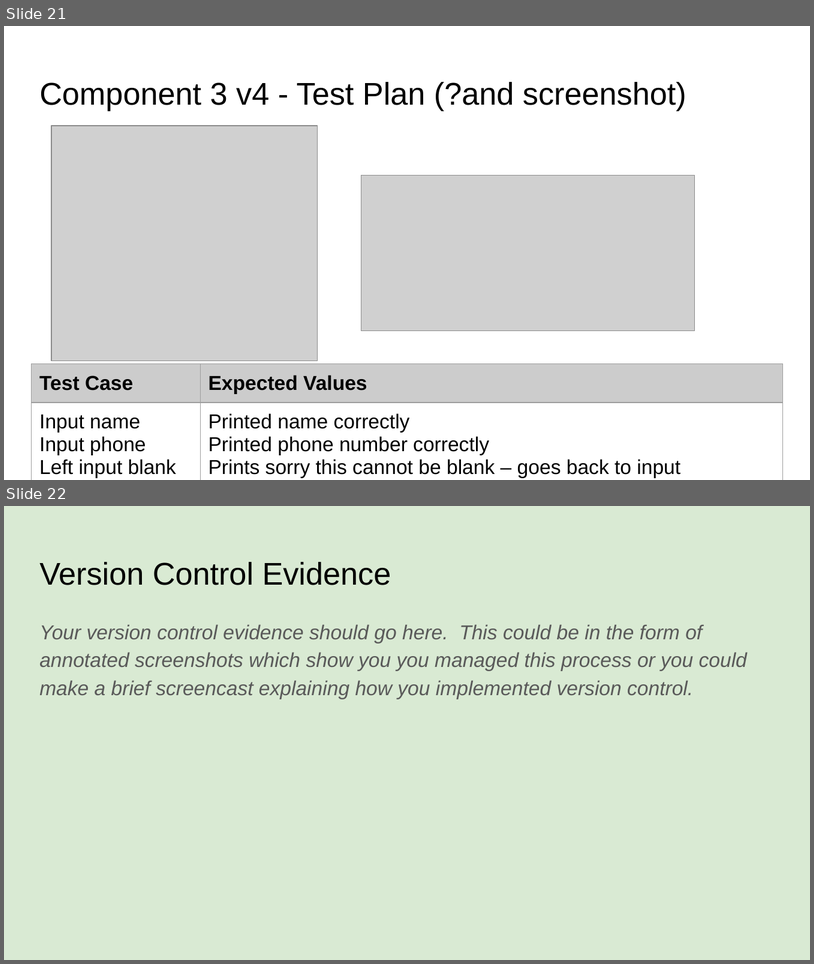
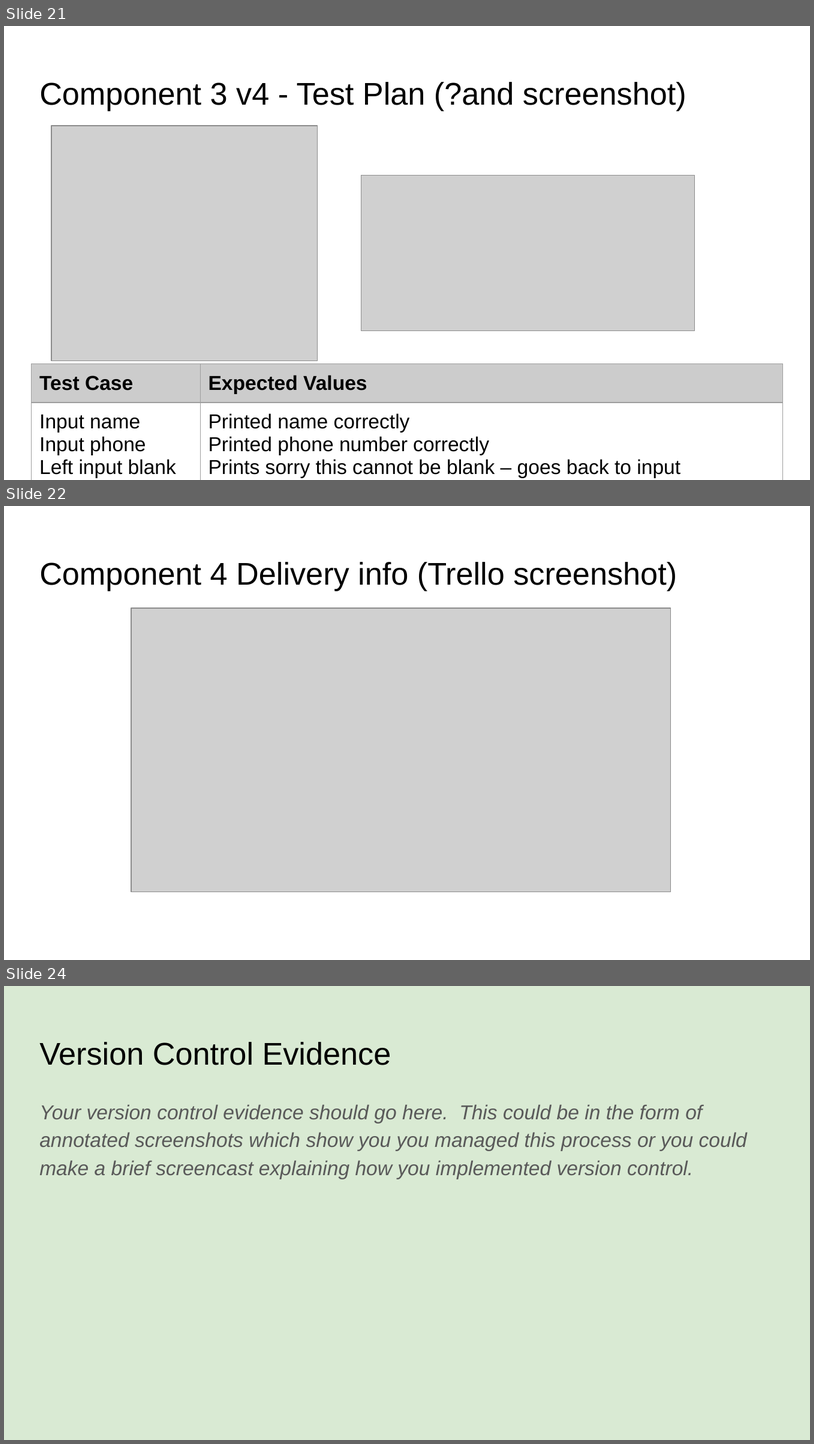
Before and after one commit to Joemamasahbsdh/pizza.bot, a slide deck: 022_91893+_+91897+Documentation.pptx. Shown one above the other, each under a label of ours: slides 21 and 22 before the commit, slides 21, 22 and 24 after it; the slides between them are not shown. The pictures are 814x964 and 814x1444 pixels, drawn with LibreOffice and Linux fonts; fonts in the diff are those of the drawing; grey boxes stand for pictures. Boxes give left, top, right and bottom in pixels: in the first picture for what was removed or moved away, otherwise in the second. Text is boxed around its words. In the diff, an @@ line names an element or a change of style, - is before the commit and + after.

```diff
--- a/022_91893+_+91897+Documentation.pptx
+++ b/022_91893+_+91897+Documentation.pptx
@@ slide 22 added at (4, 506, 810, 960), background #FFFFFF @@
@@ title added at (39, 562, 677, 591), 28 pt, text #000000 @@
+Component 4 Delivery info (Trello screenshot)
@@ picture added at (131, 609, 671, 892) @@
@@ what was slide 22 is now slide 24 @@
```
Also in this commit, not shown: 1 other slide added.
